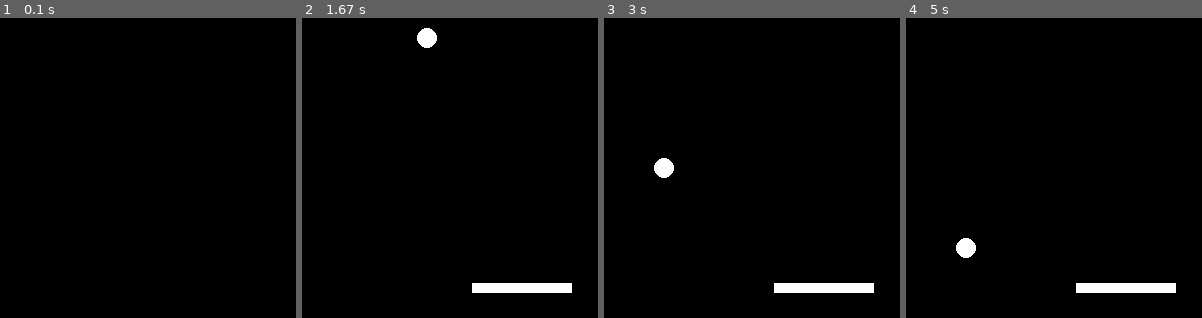
Above: before the commit, frames 1-4 (left to right).
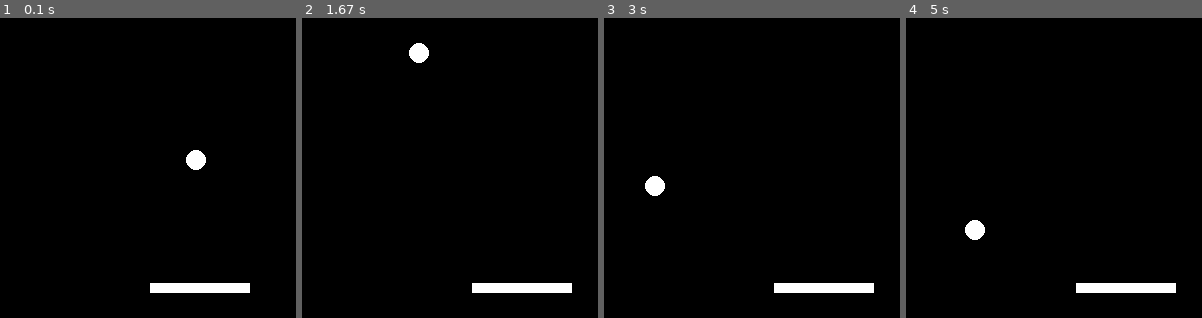
Above: after the commit, the same moments.

Repository: SilasBerger/pygame-tutorials
Game: pygame game, started from Block-Breaker/block-breaker.py
Two runs of this game, one before a commit and one after it. Both use one fixed random seed, a clock stepped at 60 frames per second and the inputs below.
Inputs:
- Up to frame 1 (0.1 s): no input
- Up to frame 2 (1.67 s): hold Right 0.33-0.8 s; hold Right 0.83-1.3 s; hold Left from 1.33 s (still down)
- Up to frame 3 (3 s): release Left at 1.87 s; hold Left 1.9-2.3 s; hold Right 2.33-2.97 s
- Up to frame 4 (5 s): hold Left 3-3.47 s; hold Right 3.5-3.97 s; hold Right 4-4.47 s; hold Left from 4.5 s (still down)

The runs differ from the first frame. In frame 1, 1.5% of the frame differs, in the area x 50-85%, y 44-92%; in frame 2, 0.7%; in frame 3, 0.7%; in frame 4, 0.7%.

Commit message:
Improve collision.

Diff:
--- a/Block-Breaker/block-breaker.py
+++ b/Block-Breaker/block-breaker.py
@@ -25,7 +25,7 @@
 ball_startposition_y = (fenster_hoehe / 2)
 ball = [ball_startposition_x, ball_startposition_y]
 
-ball_richtung = [-5, -10]
+ball_richtung = [-0.5, -1]
 
 # Einstellungen und Startposition Paddel
 paddel_breite = 100
@@ -48,7 +48,12 @@
     kollision_unten = ball[1] + ball_radius >= fenster_hoehe
 
     # Berechne Kollisionen mit dem Paddel
-    kollisionsbox = [ball[0] - (ball_radius / 2), ball[1] - (ball_radius / 2), 2 * ball_radius, 2 * ball_radius]
+    ball_mitte_x = ball[0]
+    ball_mitte_y = ball[1]
+    ball_box_x = ball_mitte_x - ball_radius
+    ball_box_y = ball_mitte_y - ball_radius
+    ball_box_breite = 2 * ball_radius
+    kollisionsbox = [ball_box_x, ball_box_y, ball_box_breite, ball_box_breite]
     kollision_mit_paddel = pygame.rect.Rect(paddel).colliderect(kollisionsbox)
 
     # Passe Richtung an, falls eine Kollision entedeckt wurde
@@ -62,7 +67,7 @@
 
 
 while True:
-    clock.tick(10)
+    clock.tick(100)
     screen.fill(schwarz)
 
     pygame.draw.circle(screen, farbe_ball, ball, ball_radius)
